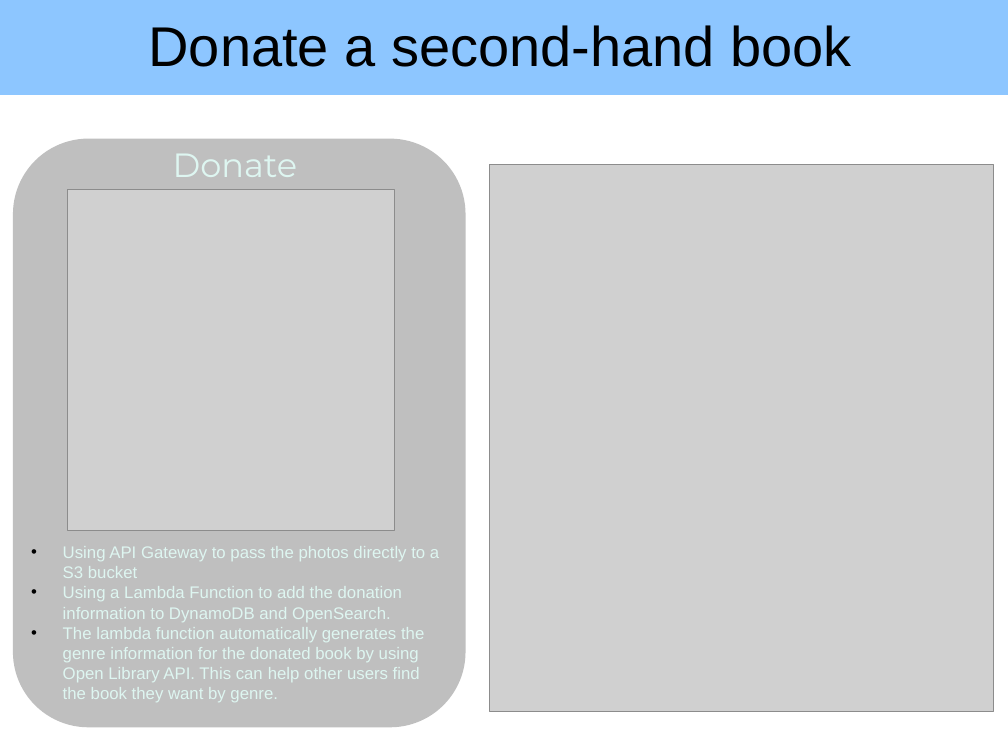
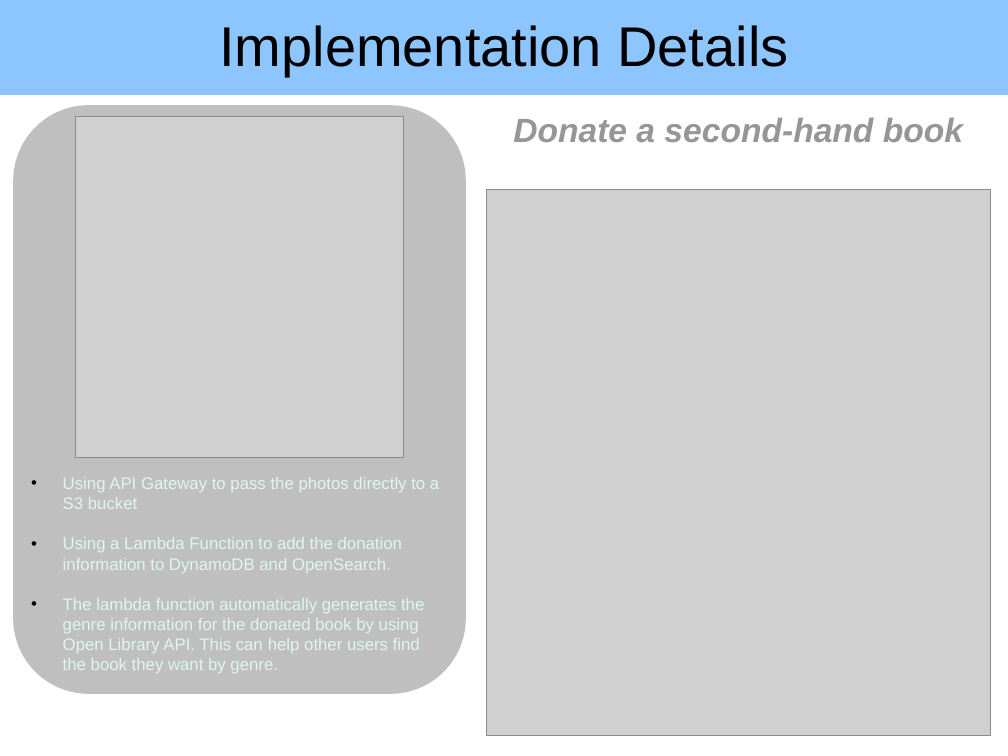
Before and after one commit to thcui/book-exchange, a slide deck: slide 6 of presentation-book-exchange.pptx (slide 4 before the commit). Drawn at 1008x756 pixels with LibreOffice and Linux fonts; fonts in the diff are those of the drawing; grey boxes stand for pictures; background and template pictures are left out. Boxes give left, top, right and bottom in pixels: in the first picture for what was removed or moved away, otherwise in the second. Text is boxed around its words. In the diff, an @@ line names an element or a change of style, - is before the commit and + after.

```diff
--- a/presentation-book-exchange.pptx
+++ b/presentation-book-exchange.pptx
@@ title at bbox=[219, 25, 788, 75]: text changed @@
-Donate a second-hand book
+Implementation Details
@@ rounded rectangle: place and size @@
-rounded rectangle at bbox=[13, 139, 466, 728]
+rounded rectangle at bbox=[13, 105, 466, 694]
@@ picture: place and size @@
-picture at bbox=[68, 190, 395, 531]
+picture at bbox=[76, 116, 403, 458]
@@ text added at bbox=[513, 118, 963, 142], 24 pt, text #969696, bold, italic @@
+Donate a second-hand book
@@ text removed at bbox=[173, 154, 298, 177] @@
-Donate
@@ picture: place and size @@
-picture at bbox=[490, 165, 994, 712]
+picture at bbox=[486, 190, 990, 736]
@@ text "Using API Gateway to pass ..." rewrapped from bbox=[63, 546, 439, 702] to bbox=[63, 477, 439, 673] @@
```
Also in this commit, not shown: 6 other slides changed, 2 slides added.
